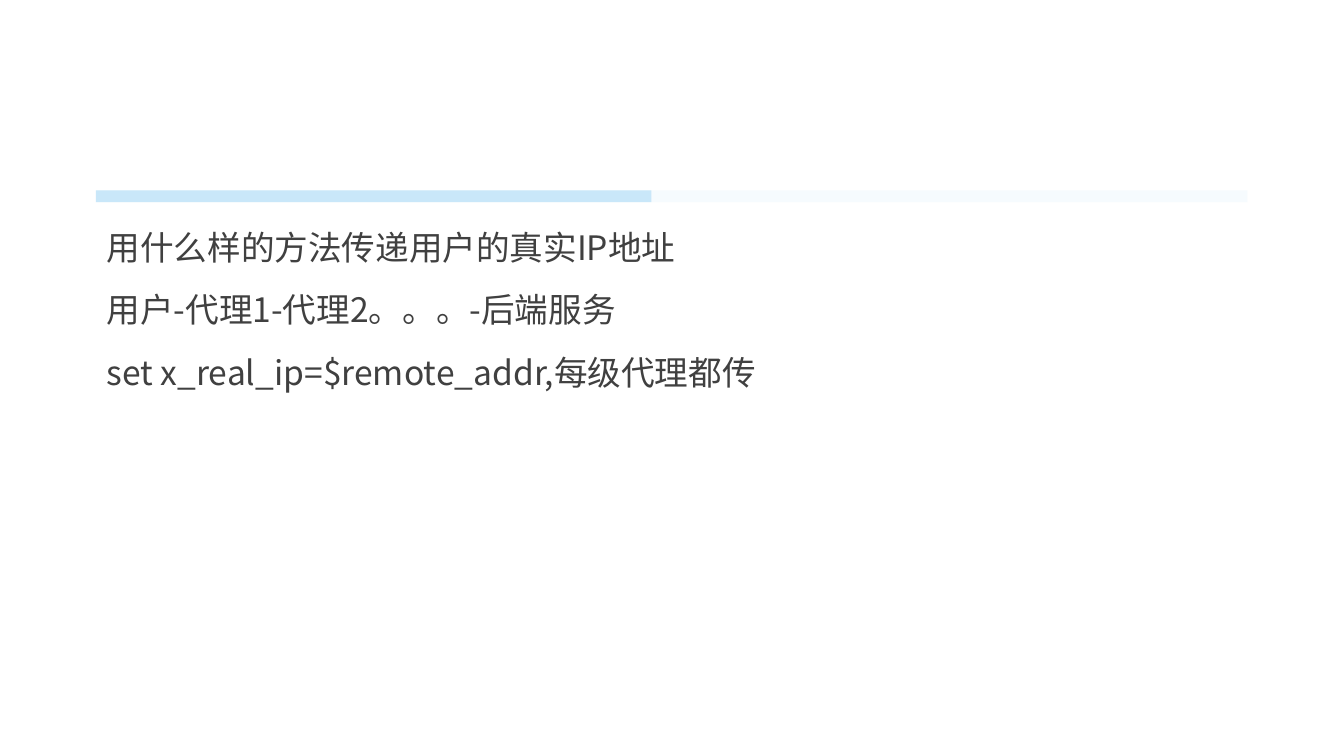
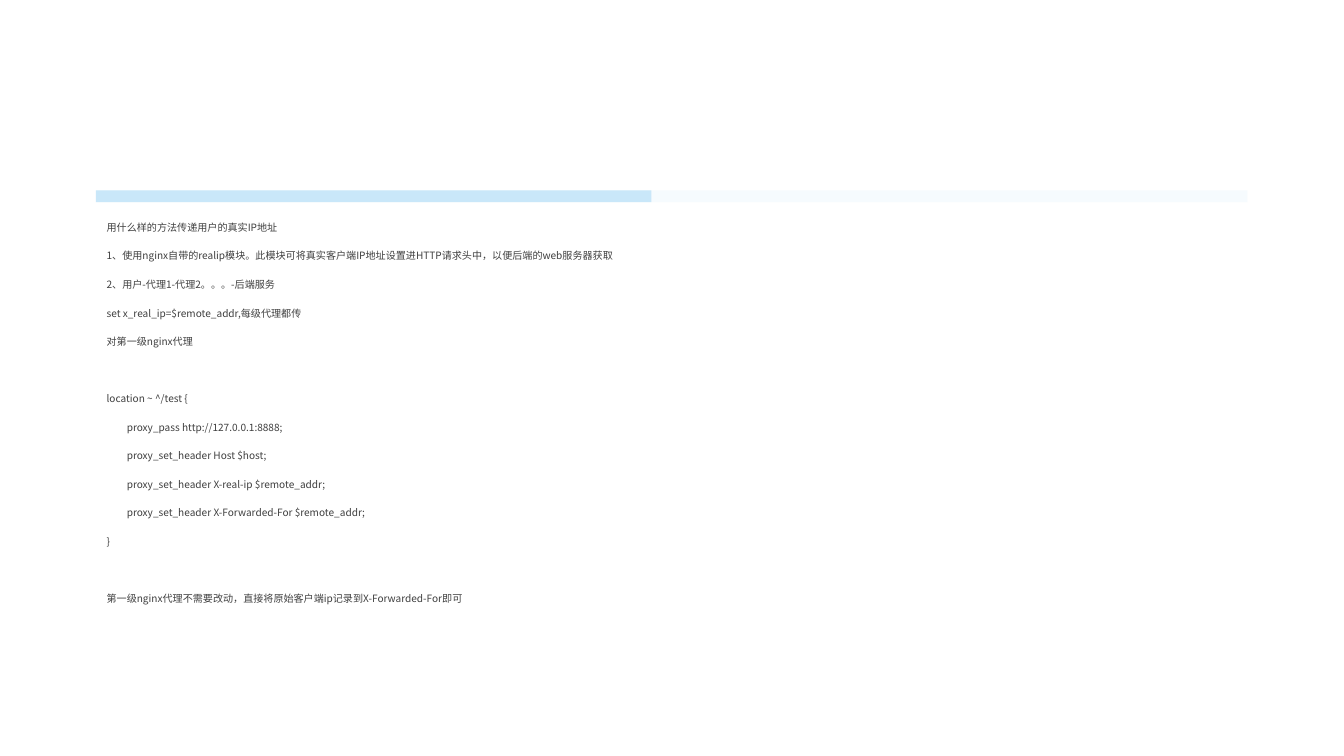
Before and after one commit to kakaisaname/php, a slide deck: slide 70 of nginx/Nginx.pptx. Drawn at 1344x756 pixels with LibreOffice and Linux fonts; fonts in the diff are those of the drawing; background and template pictures are left out. Boxes give left, top, right and bottom in pixels: in the first picture for what was removed or moved away, otherwise in the second. Text is boxed around its words. In the diff, an @@ line names an element or a change of style, - is before the commit and + after.

```diff
--- a/nginx/Nginx.pptx
+++ b/nginx/Nginx.pptx
@@ text at <box>107,222,302,319</box>: size 24 to 7.2 pt in "用什么样的方法传递用户的真实IP地址", "set x_real_ip=$remote_addr,每级代理都传" @@
@@ text at <box>107,250,613,289</box>: text changed; size 24 to 7.2 pt @@
-用户-代理1-代理2。。。-后端服务
+1、使用nginx自带的realip模块。此模块可将真实客户端IP地址设置进HTTP请求头中，以便后端的web服务器获取
+2、用户-代理1-代理2。。。-后端服务
@@ text at <box>107,336,463,605</box>: paragraphs added @@
+对第一级nginx代理
+location ~ ^/test {
+proxy_pass http://127.0.0.1:8888;
+proxy_set_header Host $host;
+proxy_set_header X-real-ip $remote_addr;
+proxy_set_header X-Forwarded-For $remote_addr;
+}
+第一级nginx代理不需要改动，直接将原始客户端ip记录到X-Forwarded-For即可
```
Also in this commit, not shown: 18 other slides changed, 4 slides added, 3 slides removed.
